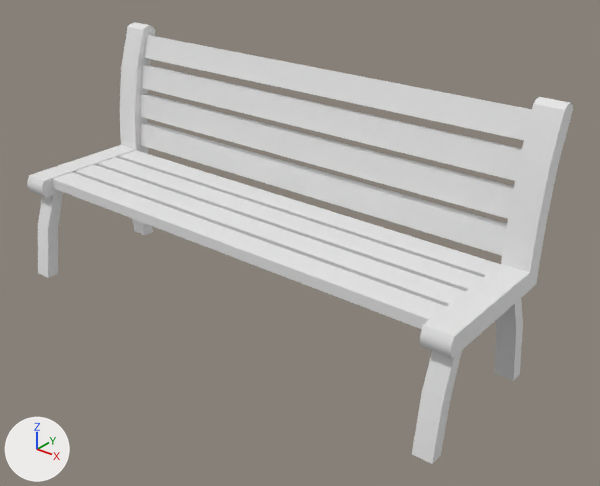
One commit to the FBX model Assets/_Game/Art/Meshes/Environment/Park/Bench.fbx: the scene before it, then after it.
Rendered twice from a camera (50 mm lens) standing at (3.88, -4.09, 3.45) and looking at (0.33, 0.35, 0.7). Every picture has the same lights, and +X, +Y and +Z are marked at lower left. Where no turn or scale is listed for an object, it has been applied to the vertices.

Objects in the first picture: 'Bench'.
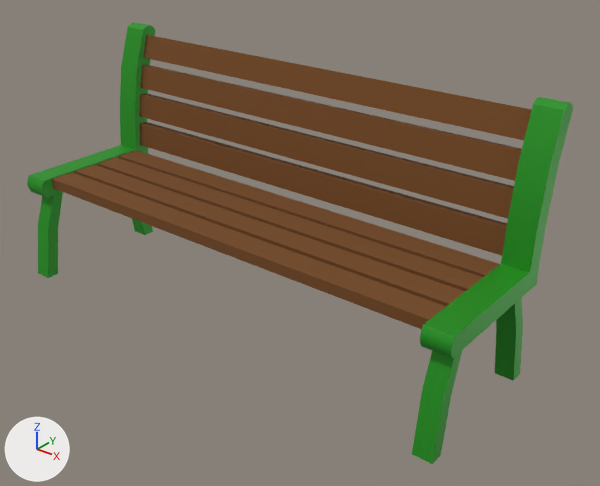
Pixel boxes [x1, y1, x2, y2] of what changed, in the pictures (600 x 486 px):
part 1 of me_cube_023, recoloured (grey to green)
    both: [27, 22, 156, 278]
part 2 of me_cube_023, recoloured (white to green)
    both: [412, 97, 573, 464]
part 3 of me_cube_023, recoloured (white to brown)
    both: [52, 35, 532, 329]

The change, as a diff of the scene's bpy script:
```diff
--- a/Assets/_Game/Art/Meshes/Environment/Park/Bench.fbx.py
+++ b/Assets/_Game/Art/Meshes/Environment/Park/Bench.fbx.py
@@ mat_mat_metal @@
+mat_mat_metal = principled_material('MAT_Metal')
+mat_mat_metal.base_color = (0.0198, 0.329, 0.0158)  # green #269b22
+mat_mat_metal.metallic = 0.307
@@ mat_mat_treebark @@
+mat_mat_treebark = principled_material('MAT_TreeBark')
+mat_mat_treebark.base_color = (0.174, 0.0654, 0.0141)  # brown #744820
+mat_mat_treebark.roughness = 1.0
@@ me_cube_023 @@
 me_cube_023.from_pydata(...)  # 192 vertices, 160 faces; spans x -2.03..2.03, y -0.45..0.98, z -0.01..1.97
 # used by ob_bench; location = (0.0, 0.0, 0.0)
+# me_cube_023 part 1: all 64 faces centred in x -2.03..-1.83, y -0.42..0.97, z -0.01..1.97 switch from no material to mat_mat_metal (green #269b22)
+# me_cube_023 part 2: all 64 faces centred in x 1.83..2.03, y -0.42..0.97, z -0.01..1.97 switch from no material to mat_mat_metal (green #269b22)
+# me_cube_023 part 3: all 32 faces centred in x 0.0, y -0.29..0.92, z 0.8..1.88 switch from no material to mat_mat_treebark (brown #744820)
```
